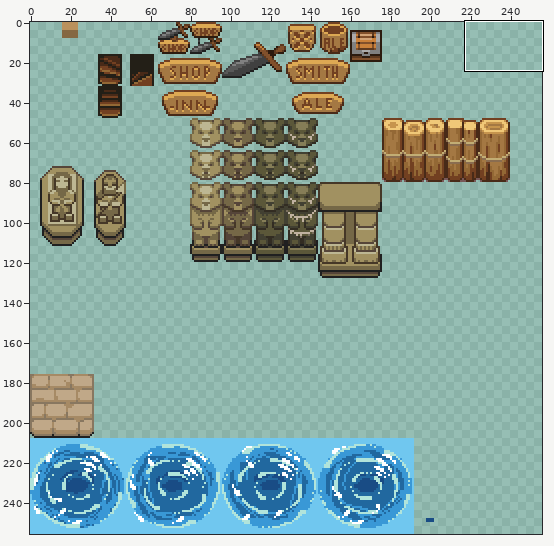
Sprite sheet -- data/tilesets/misc.tiles.png. Above: a wide view before the commit, with the close-up outlined.
Close-up. The starting point:
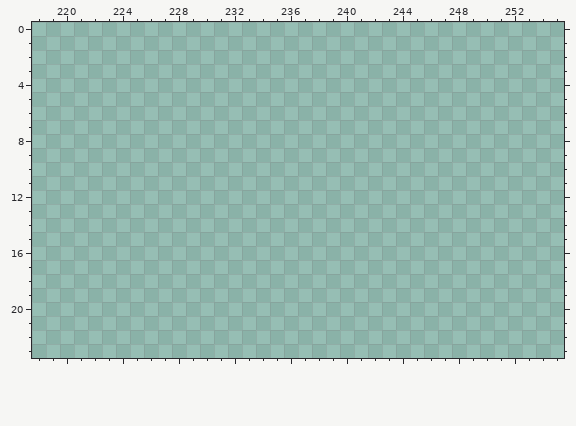
The file is 256x256 pixels. Colours within 5 levels of each other are drawn and written as one. Shown: x 218..255, y 0..23.
And afterwards:
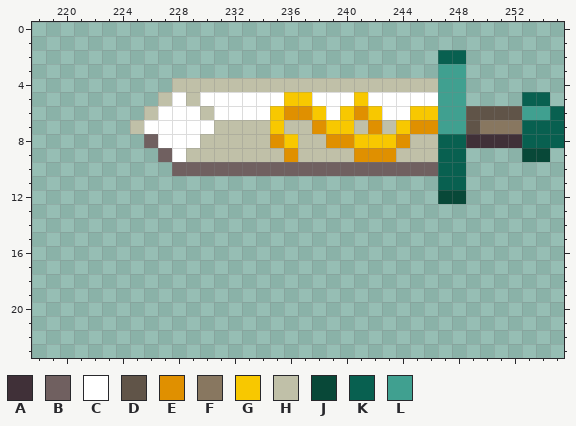
Palette (. is transparent): A #403038  B #706060  C #ffffff  D #605448  E #e09000  F #887760  G #f8c800  H #c0c0a8  J #084838  K #086050  L #40a090
Change:
y 2: x 247..248 .. -> KK
y 3: x 247..248 .. -> LL
y 4: x 228..248 ..................... -> HHHHHHHHHHHHHHHHHHHLL
y 5: x 227..248 ...................... -> HCHCCCCCCGGCCCGCCCCCLL; x 253..254 .. -> KK
y 6: x 226..255 .............................. -> HCCCHCCCCGEEGCGEGCCGGLLDDDDLLK
y 7: x 225..255 ............................... -> HCCCCCHHHHGHHEGGHEHGEELLDFFFKKK
y 8: x 226..255 .............................. -> BCCCHHHHHEGHHEEGGGEHHKKAAAAKKK
y 9: x 227..248 ...................... -> BCHHHHHHHEHHHHEEEHHHKK; x 253..254 .. -> JJ
y 10: x 228..248 ..................... -> BBBBBBBBBBBBBBBBBBBKK
y 11: x 247..248 .. -> KK
y 12: x 247..248 .. -> JJ
